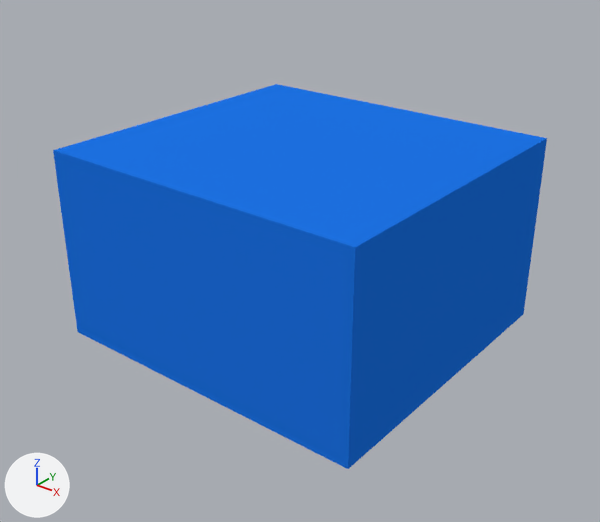
An edit to the Blender file app/blender/components/assistant.blend, drawn before and after from the same camera.
One viewpoint serves both versions: a camera (50 mm lens) standing at (0.487, -0.279, 0.833) and looking at (-0.019, 0.352, 0.441). The axes (+X, +Y, +Z) are drawn at lower left. The lights are the same throughout.

The first picture shows 'assistant'.
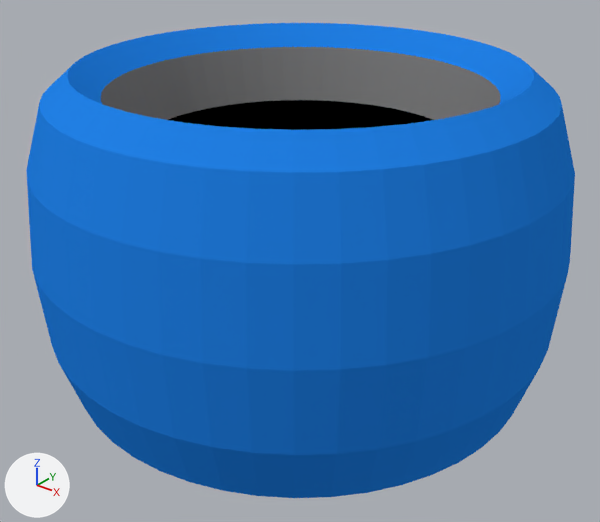
Location of each change, [x1, y1, x2, y2] in pixels of the pictures (600 x 522 px):
'assistant', reshaped (11% wider, 23% taller): before [53, 84, 547, 469]; after [26, 23, 575, 498]
part 1 of me_cube, added (blue): after [26, 23, 575, 498]
part 2 of me_cube, recoloured (blue to black): before [54, 84, 547, 247]; after [168, 100, 433, 130]

What changed in the scene script:
```text
Add mat_material_001:
    mat_material_001 = diffuse_material('Material.001')
    mat_material_001.base_color = (0.0, 0.0, 0.0)  # black #000000
Add mat_material_002:
    mat_material_002 = diffuse_material('Material.002')
    mat_material_002.base_color = (0.227, 0.227, 0.227)  # grey #838383
Change me_cube:
    used by ob_assistant; location = (-0.026, 0.37, 0.46); scale = (0.187, 0.175, 0.107)
    remove me_cube.from_pydata(...)  # 8 vertices, 6 faces; spans x -1.0..1.0, y -1.0..1.0, z -1.0..1.0
    add me_cube.from_pydata(...)  # 584 vertices, 582 faces; spans x -1.51..1.48, y -1.62..1.56, z -1.52..1.79
    me_cube part 1: a new loose piece of 576 vertices spanning x -1.51..1.48, y -1.62..1.56, z -1.52..1.79
    me_cube part 2: 1 face spanning x -1.0..1.0, y -1.0..1.0, z 1.0 switches from mat_material (blue #1d73e7) to mat_material_001 (black #000000)
    add me_cube.materials.append(mat_material_001)  # black #000000
    add me_cube.materials.append(mat_material_002)  # grey #838383
```
